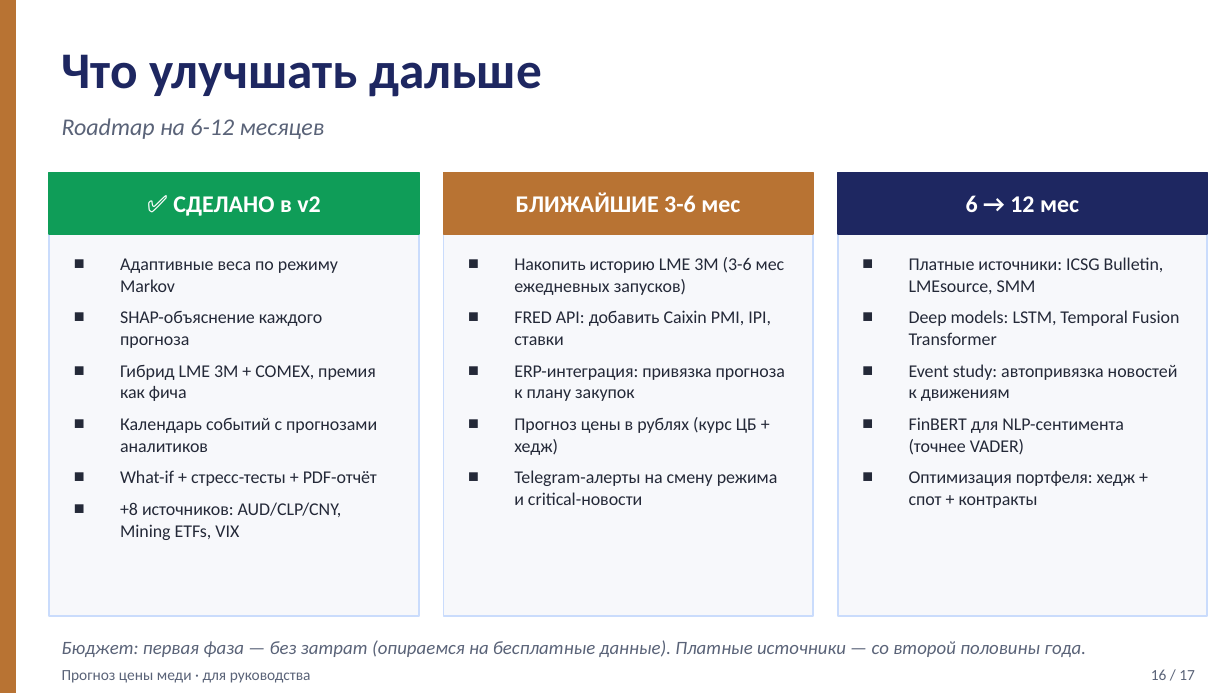
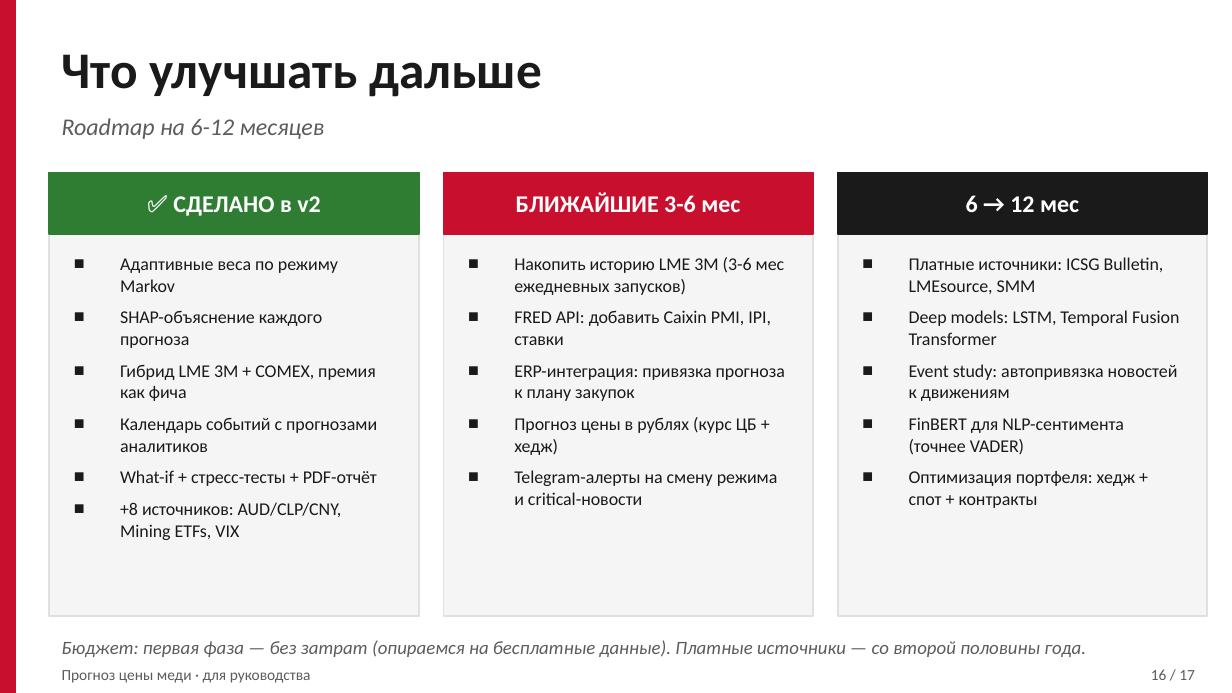
Before and after one commit to art6765/copper-forecast, a slide deck: slide 16 of presentation/Copper_Forecast_For_Director.pptx. Drawn at 1232x693 pixels with LibreOffice and Linux fonts; fonts in the diff are those of the drawing. Boxes give left, top, right and bottom in pixels: in the first picture for what was removed or moved away, otherwise in the second. Text is boxed around its words. In the diff, an @@ line names an element or a change of style, - is before the commit and + after.

```diff
--- a/presentation/Copper_Forecast_For_Director.pptx
+++ b/presentation/Copper_Forecast_For_Director.pptx
@@ rectangle at bbox=[0, 0, 15, 692]: fill #B87333 to #C8102E; outline #B87333 1 pt to #C8102E 1 pt @@
@@ text "Что улучшать дальше" at bbox=[62, 54, 541, 97]: text colour #1E2761 to #1A1A1A @@
@@ rectangle at bbox=[49, 172, 419, 234]: fill #0F9D58 to #2E7D32; outline #0F9D58 1 pt to #2E7D32 1 pt @@
@@ rectangle at bbox=[444, 172, 813, 234]: fill #B87333 to #C8102E; outline #B87333 1 pt to #C8102E 1 pt @@
@@ fill #F7F8FB to #F5F5F5; outline #CADCFC 1 pt to #E0E0E0 1 pt in 3 elements at bbox=[49, 172, 419, 616], bbox=[444, 172, 813, 616], bbox=[838, 172, 1207, 616] @@
@@ rectangle at bbox=[838, 172, 1207, 234]: fill #1E2761 to #1A1A1A; outline #1E2761 1 pt to #1A1A1A 1 pt @@
@@ text colour #242938 to #1A1A1A in 3 elements at bbox=[120, 258, 377, 540], bbox=[514, 257, 785, 505], bbox=[909, 257, 1179, 508] @@
@@ text colour #5A6378 to #5C5C5C in 4 elements at bbox=[62, 118, 325, 139], bbox=[62, 640, 1086, 657], bbox=[62, 670, 311, 683], bbox=[1151, 669, 1195, 680] @@
```
Also in this commit, not shown: 16 other slides changed, 1 other file.
